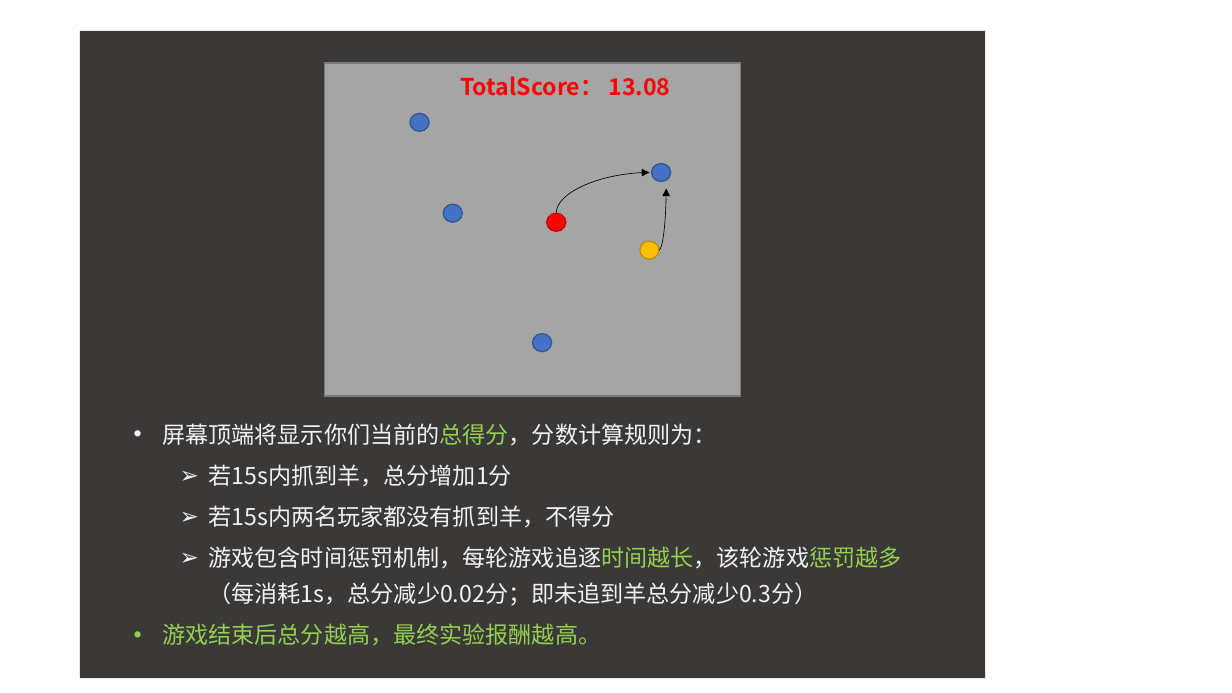
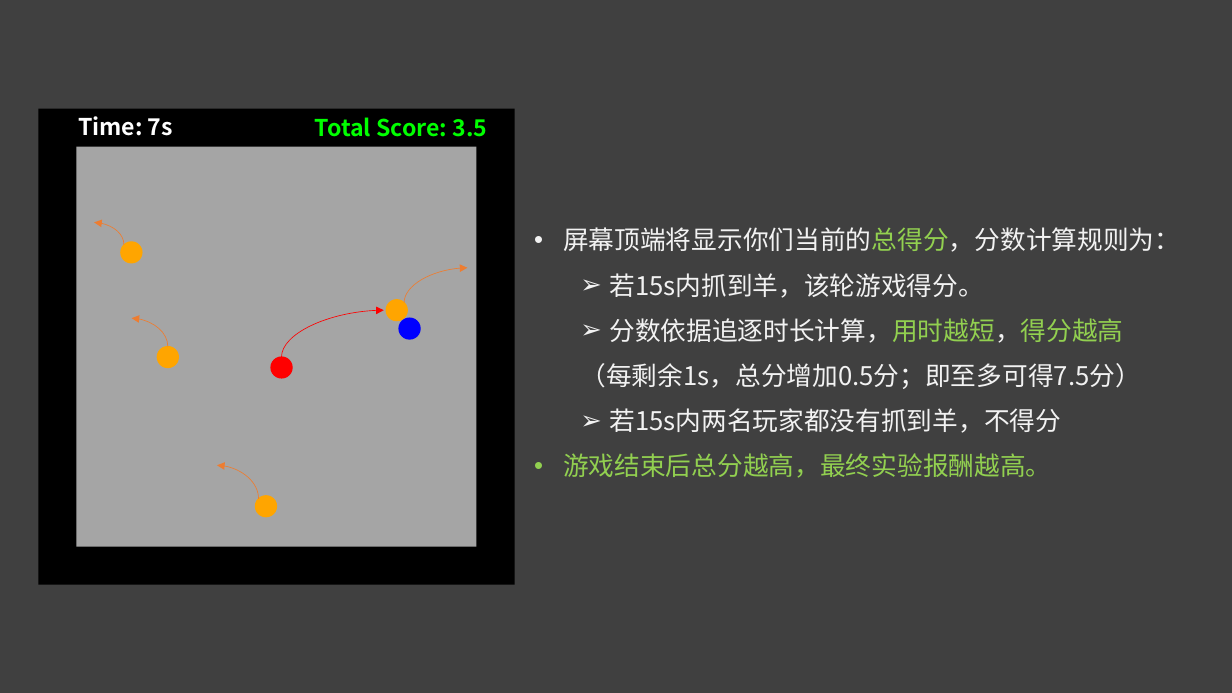
Before and after one commit to ChenyaGu/imagineWeCooperation, a slide deck: slide 3 of pictures/introduction.pptx. Drawn at 1232x693 pixels with LibreOffice and Linux fonts; fonts in the diff are those of the drawing. Boxes give left, top, right and bottom in pixels: in the first picture for what was removed or moved away, otherwise in the second. Text is boxed around its words. In the diff, an @@ line names an element or a change of style, - is before the commit and + after.

```diff
--- a/pictures/introduction.pptx
+++ b/pictures/introduction.pptx
@@ background #FFFFFF to #404040 @@
@@ rectangle removed at box(79, 31, 985, 678) @@
@@ group added at box(39, 108, 515, 584): 5 ellipses, 5 curved arrows, 2 rectangles, 2 texts @@
+Time: 7s
+Total Score: 3.5
@@ group removed at box(324, 63, 741, 396): 5 ellipses, 2 curved arrows, 1 rectangle, 1 text @@
-TotalScore： 13.08
@@ text "屏幕顶端将显示你们当前的总得分，分数计算规则为：": place and size @@
-text "屏幕顶端将显示你们当前的总得分，分数计算规则为：" at box(162, 423, 902, 645)
+text "屏幕顶端将显示你们当前的总得分，分数计算规则为：" at box(563, 227, 1180, 478)
@@ text at box(563, 227, 1180, 478): size 18 to 20 pt in "屏幕顶端将显示你们当前的总得分，分数计算规则为：", "若15s内两名玩家都没有抓到羊，不得分", "游戏结束后总分越高，最终实验报酬越高。" @@
@@ text at box(580, 273, 1141, 389): text changed; size 18 to 20 pt @@
-  ➢ 若15s内抓到羊，总分增加1分
+  ➢ 若15s内抓到羊，该轮游戏得分。
+  ➢ 分数依据追逐时长计算，用时越短，得分越高
+  （每剩余1s，总分增加0.5分；即至多可得7.5分）
@@ ellipse: place and size @@
-ellipse at box(532, 334, 552, 352)
+ellipse at box(399, 318, 421, 339)
@@ ellipse at box(399, 318, 421, 339): fill #4472C4 to #0000FF; outline #325491 1 pt to #0000FF 1 pt @@
@@ text at box(209, 546, 902, 606): paragraph removed @@
-  ➢ 游戏包含时间惩罚机制，每轮游戏追逐时间越长，该轮游戏惩罚越多（每消耗1s，总分减少0.02分；即未追到羊总分减少0.3分）
```
Also in this commit, not shown: 4 other slides changed, 3 slides removed, 7 other files.
